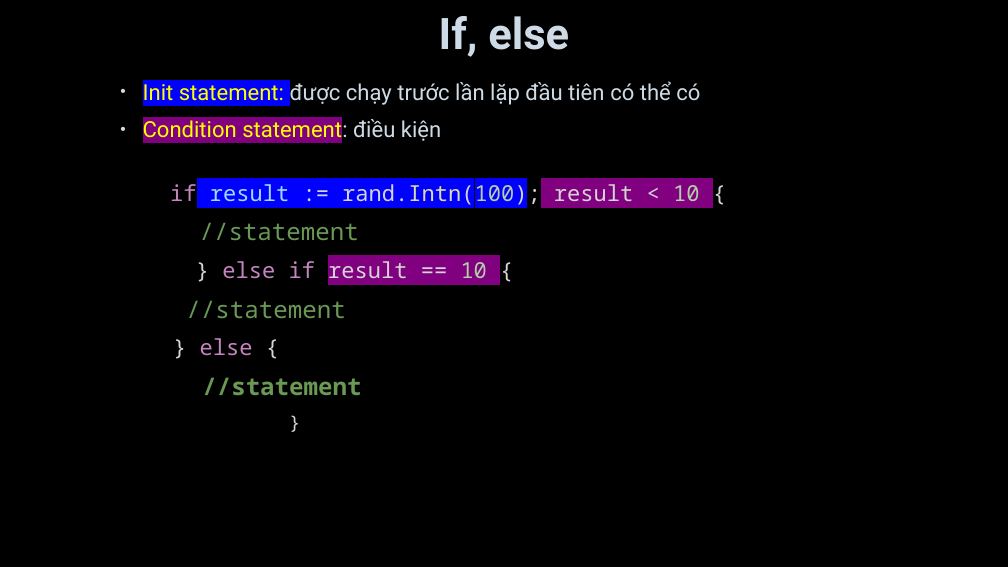
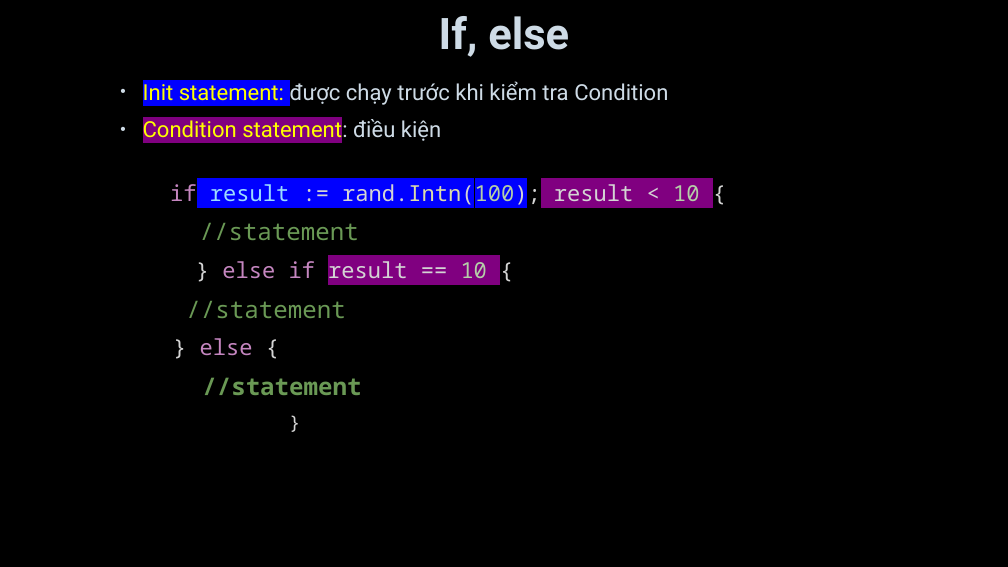
Before and after one commit to duongtiendung/study_golang, a slide deck: slide 2 of Flow control.pptx. Drawn at 1008x567 pixels with LibreOffice and Linux fonts; fonts in the diff are those of the drawing; background and template pictures are left out. Boxes give left, top, right and bottom in pixels: in the first picture for what was removed or moved away, otherwise in the second. Text is boxed around its words. In the diff, an @@ line names an element or a change of style, - is before the commit and + after.

Commit message:
commit sua slide

```diff
--- a/Flow control.pptx
+++ b/Flow control.pptx
@@ text at [143,79,668,105]: text changed @@
-  • Init statement: được chạy trước lần lặp đầu tiên có thể có
+  • Init statement: được chạy trước khi kiểm tra Condition
```
